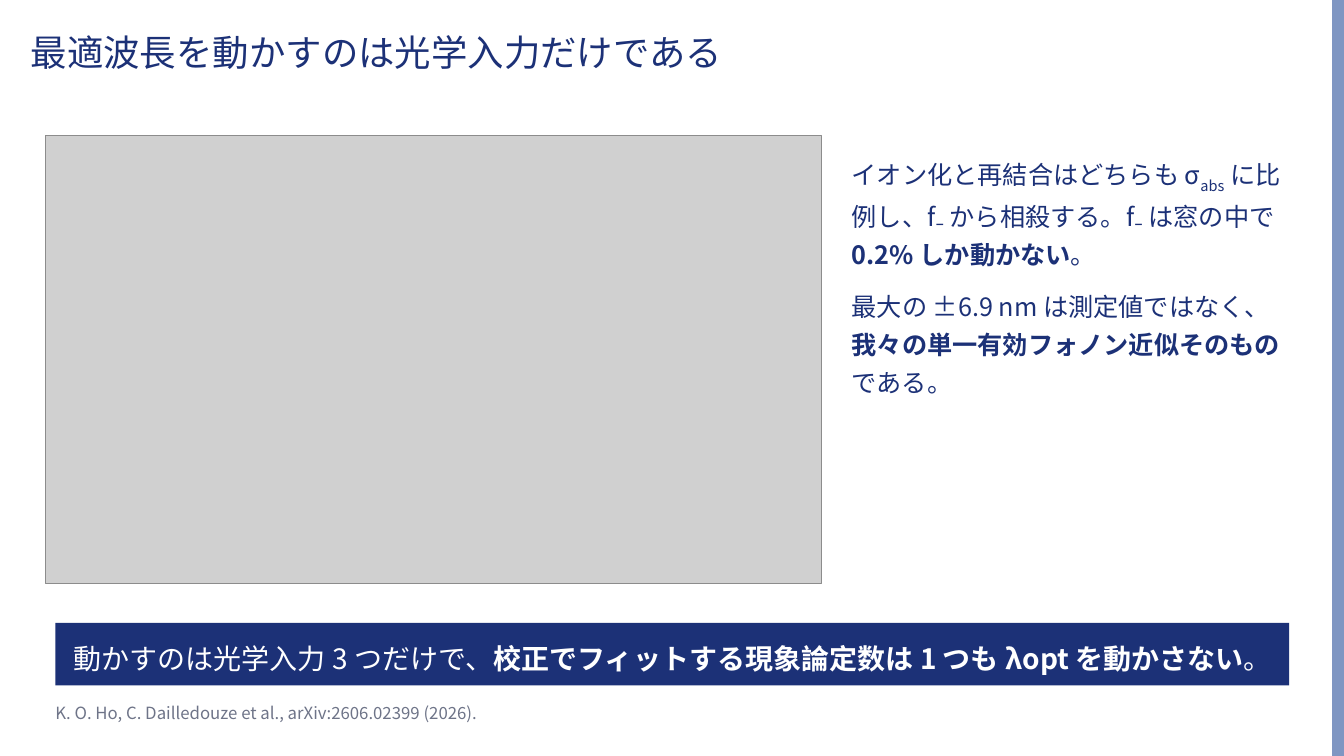
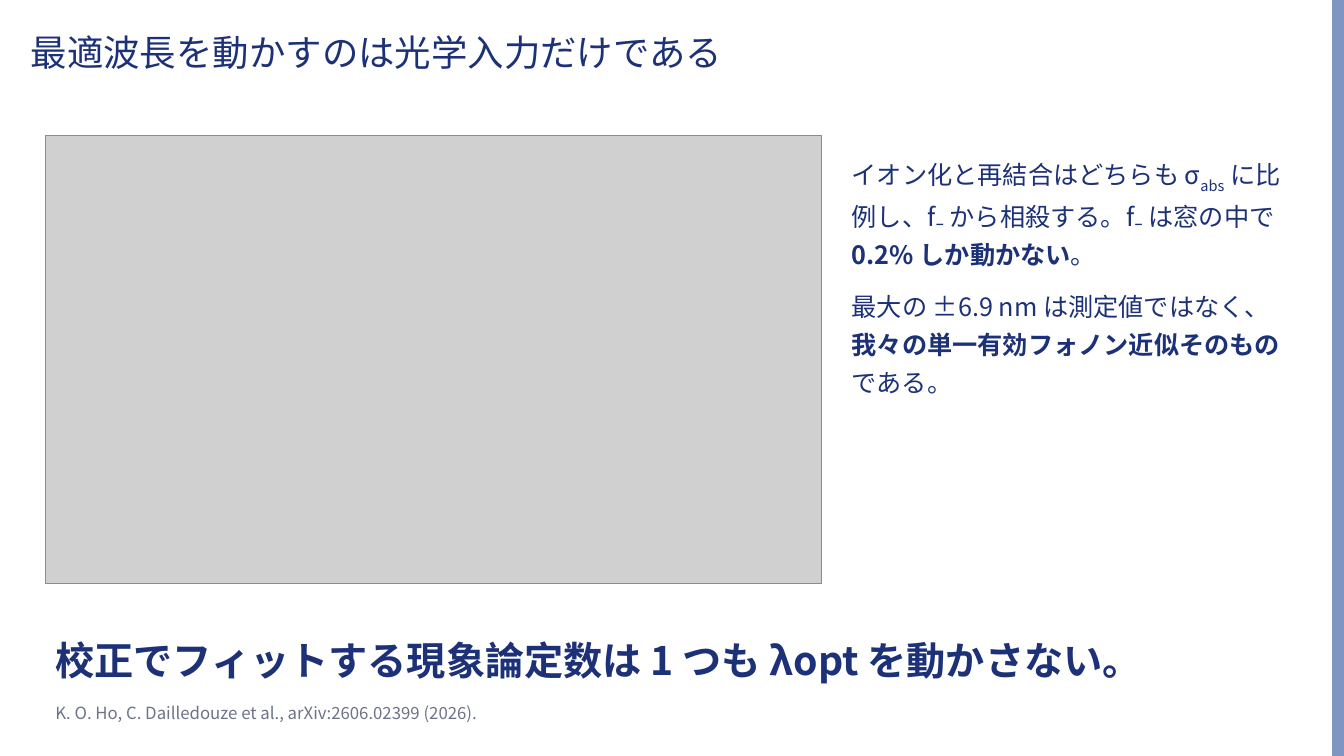
Before and after one commit to Risei412/ultra-high-pressure-ODMR, a slide deck: slide 5 of slides/odmr_473nm_talk.pptx. Drawn at 1344x756 pixels with LibreOffice and Linux fonts; fonts in the diff are those of the drawing; grey boxes stand for pictures; background and template pictures are left out. Boxes give left, top, right and bottom in pixels: in the first picture for what was removed or moved away, otherwise in the second. Text is boxed around its words. In the diff, an @@ line names an element or a change of style, - is before the commit and + after.

```diff
--- a/slides/odmr_473nm_talk.pptx
+++ b/slides/odmr_473nm_talk.pptx
@@ text "校正でフィットする現象論定数は 1 つも λopt を動かさない。": place and size @@
-text "校正でフィットする現象論定数は 1 つも λopt を動かさない。" at bbox=[55, 623, 1290, 686]
+text "校正でフィットする現象論定数は 1 つも λopt を動かさない。" at bbox=[55, 641, 1142, 684]
@@ text "校正でフィットする現象論定数は 1 つも λopt を動かさない。" at bbox=[55, 641, 1142, 684]: fill #1C3177 to none @@
@@ text at bbox=[55, 641, 1142, 684]: text changed; size 20 to 28 pt; text colour #FFFFFF to #1C3177 @@
-動かすのは光学入力 3 つだけで、校正でフィットする現象論定数は 1 つも λopt を動かさない。
+校正でフィットする現象論定数は 1 つも λopt を動かさない。
```
Also in this commit, not shown: 4 other slides changed, 2 other files.
